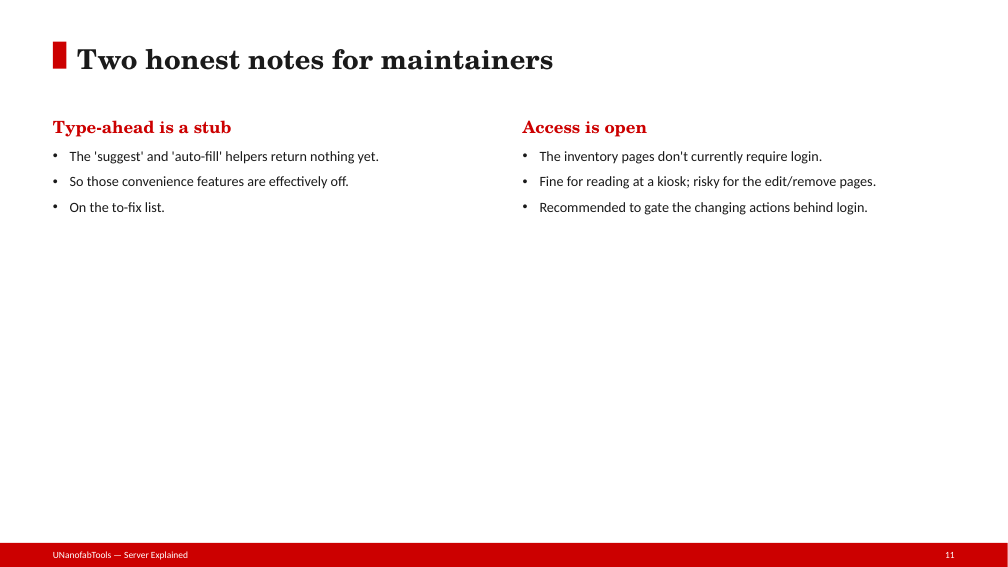
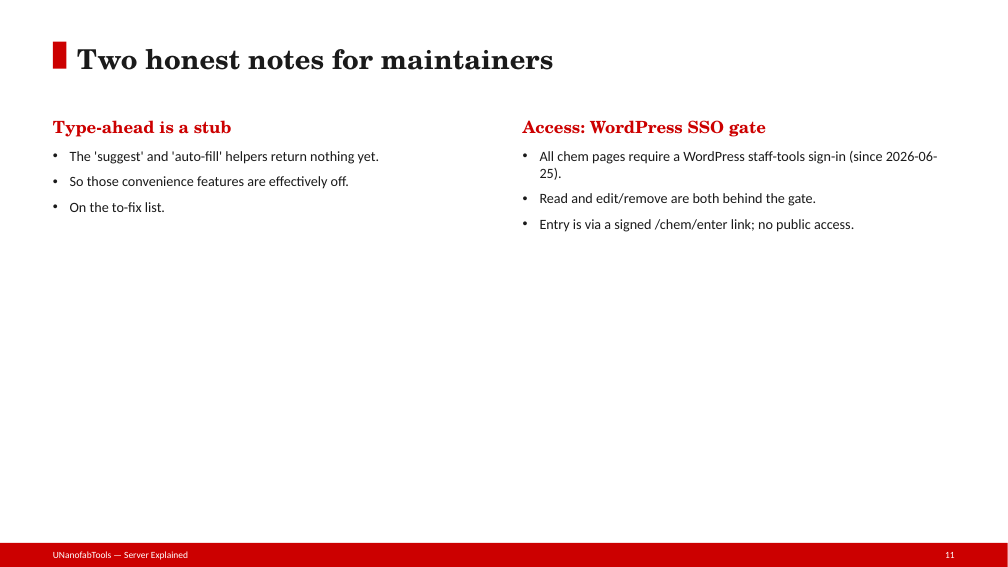
Before and after one commit to phelanhobbs/nanofab-documentation, a slide deck: slide 11 of presentation/UNanofabTools/flaskserver/slides/09-Chemical-Inventory.pptx. Drawn at 1008x567 pixels with LibreOffice and Linux fonts; fonts in the diff are those of the drawing. Boxes give left, top, right and bottom in pixels: in the first picture for what was removed or moved away, otherwise in the second. Text is boxed around its words. In the diff, an @@ line names an element or a change of style, - is before the commit and + after.

Commit message:
slides: chem inventory now WordPress-SSO gated (resolved 2026-06-25) in Security-Model + Chemical-Inventory decks; rebuild .pptx

```diff
--- a/presentation/UNanofabTools/flaskserver/slides/09-Chemical-Inventory.pptx
+++ b/presentation/UNanofabTools/flaskserver/slides/09-Chemical-Inventory.pptx
@@ text at bbox=[523, 120, 766, 137]: text changed @@
-Access is open
+Access: WordPress SSO gate
@@ text at bbox=[540, 151, 938, 232]: text changed @@
-• The inventory pages don't currently require login.
-• Fine for reading at a kiosk; risky for the edit/remove pages.
-• Recommended to gate the changing actions behind login.
+• All chem pages require a WordPress staff-tools sign-in (since 2026-06-25).
+• Read and edit/remove are both behind the gate.
+• Entry is via a signed /chem/enter link; no public access.
```
Also in this commit, not shown: 3 other files.
